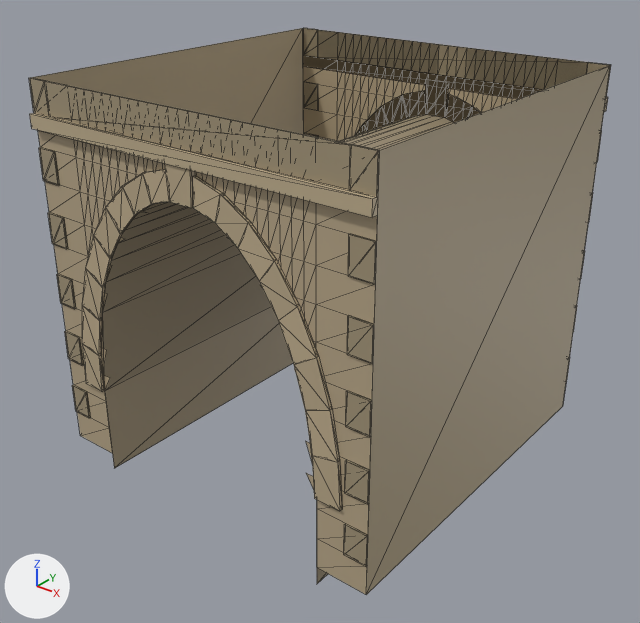
Before and after pictures for a commit that changed the glTF model Data/RideUK/Props/SM_Prop_bridge_arch_1.glb.
Both versions are drawn from a 50 mm camera at (1.351, -1.727, 1.414) aimed at (0.011, -0.052, 0.376). The lights are fixed; the arrows at lower left show +X, +Y and +Z. The first picture is the older version. Mesh edges are drawn as thin lines. Vertices at exactly the same position are counted once.

The first picture shows 'SM_Prop_bridge_arch_1'.
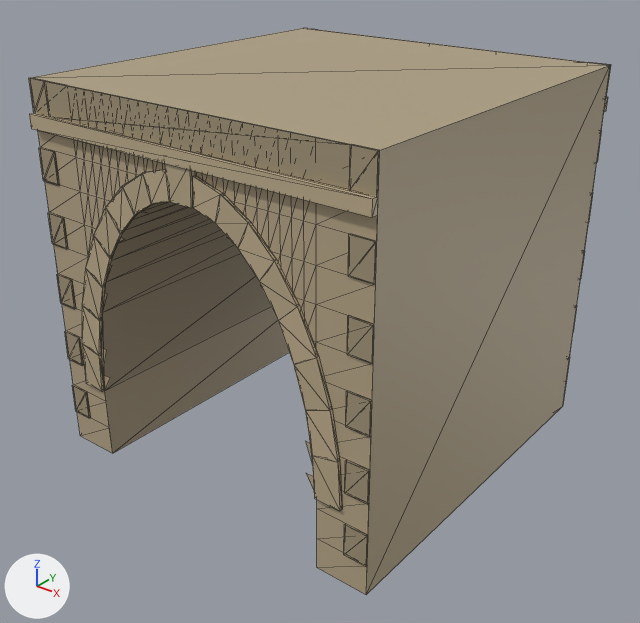
Location of each change, [x1, y1, x2, y2] in pixels of the pictures (640 x 623 px):
part 1 of me_sm_prop_bridge_arch_1, built on
    before: [105, 307, 328, 583]
    after: [31, 28, 609, 453]

The change, as a diff of the scene's bpy script:
```diff
--- a/Data/RideUK/Props/SM_Prop_bridge_arch_1.glb.py
+++ b/Data/RideUK/Props/SM_Prop_bridge_arch_1.glb.py
@@ me_sm_prop_bridge_arch_1 @@
 # used by ob_sm_prop_bridge_arch_1; location = (0.0, 0.0, 0.0)
-me_sm_prop_bridge_arch_1.from_pydata(...)  # 740 vertices, 1316 faces; spans x -0.5..0.5, y -0.516..0.516, z -0.05..1.0
+me_sm_prop_bridge_arch_1.from_pydata(...)  # 736 vertices, 1322 faces; spans x -0.5..0.5, y -0.516..0.516, z 0.0..1.0
+# me_sm_prop_bridge_arch_1 part 1
+# 4 vertices are removed from x -0.36..0.36, y -0.5..0.5, z -0.05
+# 4 faces are deleted
+# 10 new faces join them
 me_sm_prop_bridge_arch_1.materials.append(mat_defaultmaterial)
```
